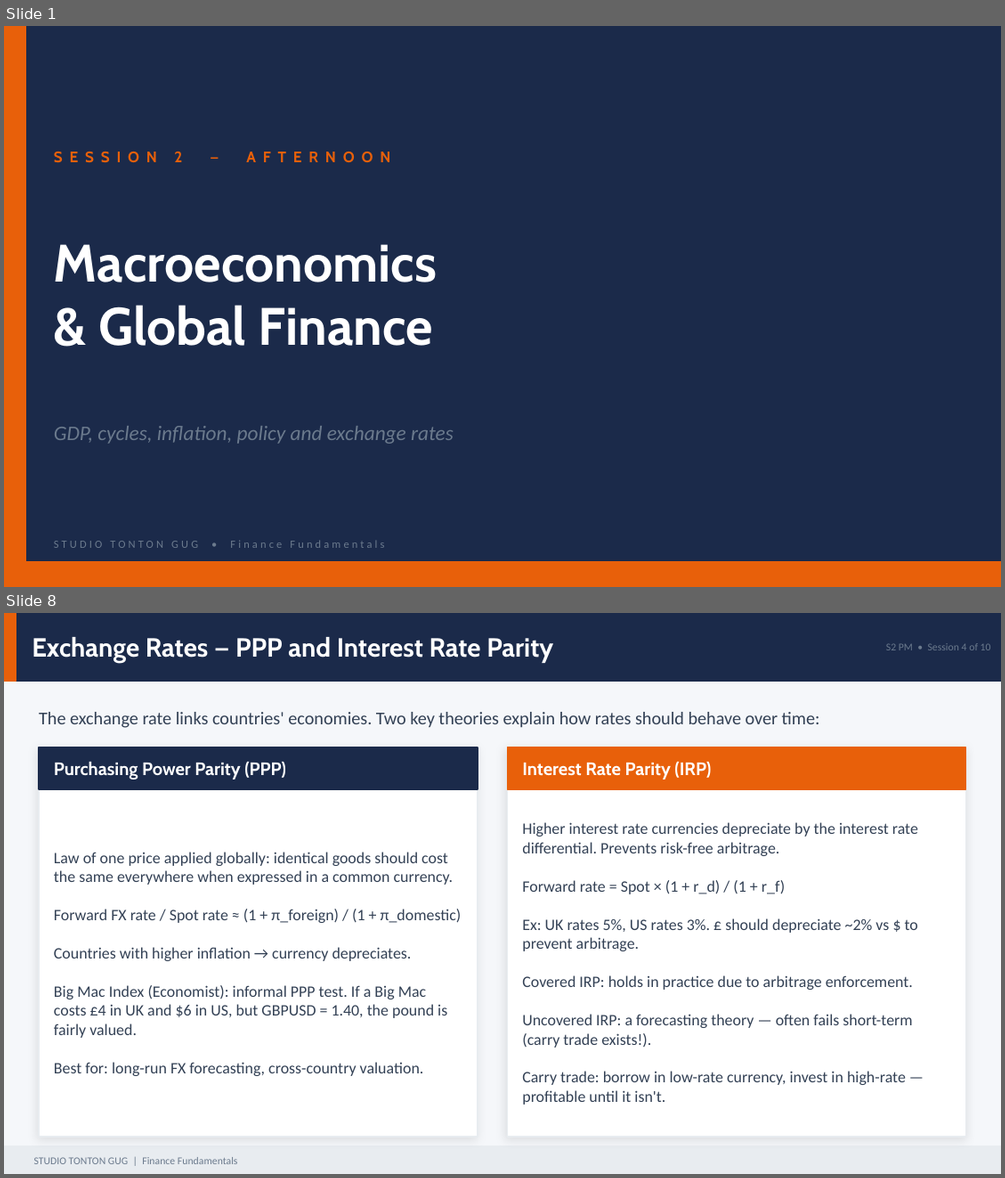
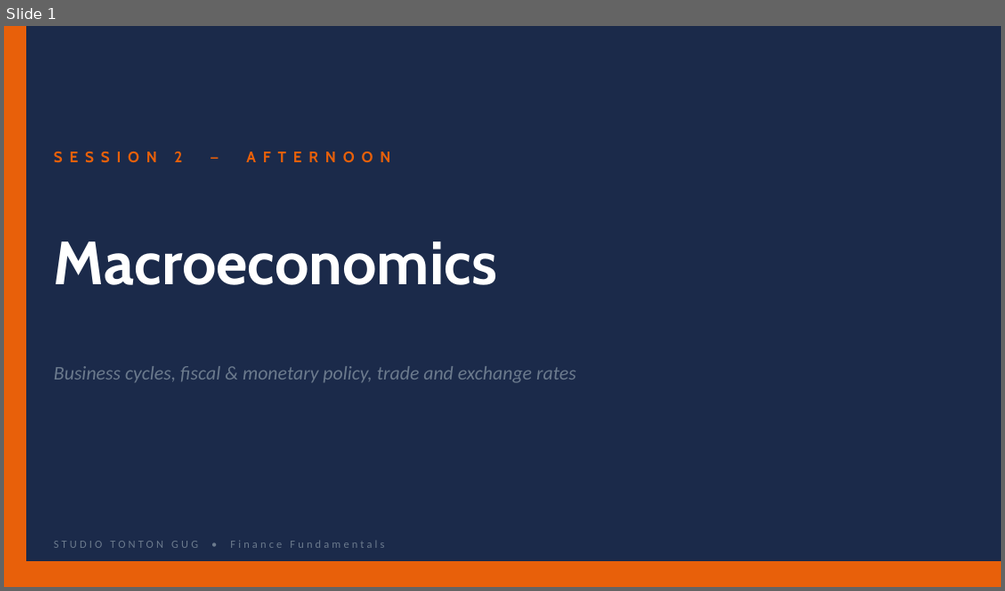
Before and after one commit to Gug4ever/Tonton_Gug_Studio, a slide deck: assets/finance/S04_Macroeconomics.pptx. Shown one above the other, each under a label of ours: slides 1 and 8 before the commit, slide 1 after it; the slides between them are not shown. The pictures are 1005x1178 and 1005x591 pixels, drawn with LibreOffice and Linux fonts; fonts in the diff are those of the drawing. Boxes give left, top, right and bottom in pixels: in the first picture for what was removed or moved away, otherwise in the second. Text is boxed around its words. In the diff, an @@ line names an element or a change of style, - is before the commit and + after.

```diff
--- a/assets/finance/S04_Macroeconomics.pptx
+++ b/assets/finance/S04_Macroeconomics.pptx
@@ slide 8 removed at (4, 613, 1001, 1174), background #F5F7FA @@
@@ rectangle removed at (4, 613, 1001, 681) @@
@@ rectangle removed at (4, 613, 16, 681) @@
@@ text removed at (32, 637, 553, 663) @@
-Exchange Rates — PPP and Interest Rate Parity
@@ text removed at (886, 643, 991, 650) @@
-S2 PM • Session 4 of 10
@@ text removed at (39, 712, 820, 728) @@
-The exchange rate links countries' economies. Two key theories explain how rates should behave over time:
@@ rectangle removed at (39, 747, 477, 1136) @@
@@ rectangle removed at (39, 747, 477, 789) @@
@@ text removed at (54, 762, 286, 779) @@
-Purchasing Power Parity (PPP)
@@ rectangle removed at (508, 747, 966, 1136) @@
@@ rectangle removed at (508, 747, 966, 789) @@
@@ text removed at (522, 761, 711, 779) @@
-Interest Rate Parity (IRP)
@@ text removed at (522, 822, 918, 1104) @@
-Higher interest rate currencies depreciate by the interest rate differential. Prevents risk-free arbitrage.
-Forward rate = Spot × (1 + r_d) / (1 + r_f)
-Ex: UK rates 5%, US rates 3%. £ should depreciate ~2% vs $ to prevent arbitrage.
-Covered IRP: holds in practice due to arbitrage enforcement.
-Uncovered IRP: a forecasting theory — often fails short-term (carry trade exists!).
-Carry trade: borrow in low-rate currency, invest in high-rate — profitable until it isn't.
@@ text removed at (54, 852, 461, 1076) @@
-Law of one price applied globally: identical goods should cost the same everywhere when expressed in a common currency.
-Forward FX rate / Spot rate ≈ (1 + π_foreign) / (1 + π_domestic)
-Countries with higher inflation → currency depreciates.
-Big Mac Index (Economist): informal PPP test. If a Big Mac costs £4 in UK and $6 in US, but GBPUSD = 1.40, the pound is fairly valued.
-Best for: long-run FX forecasting, cross-country valuation.
@@ rectangle removed at (4, 1146, 1001, 1174) @@
@@ text removed at (34, 1157, 238, 1164) @@
-STUDIO TONTON GUG | Finance Fundamentals
@@ slide 1 changed as well @@
@@ text "Macroeconomics" at (54, 241, 497, 285): size 38 to 44 pt @@
@@ text at (98, 305, 433, 346): paragraph removed @@
-& Global Finance
@@ text at (54, 366, 576, 383): text changed; size 15 to 14 pt @@
-GDP, cycles, inflation, policy and exchange rates
+Business cycles, fiscal & monetary policy, trade and exchange rates
```
Also in this commit, not shown: 36 slides added, 9 other slides removed, 23 other files.
